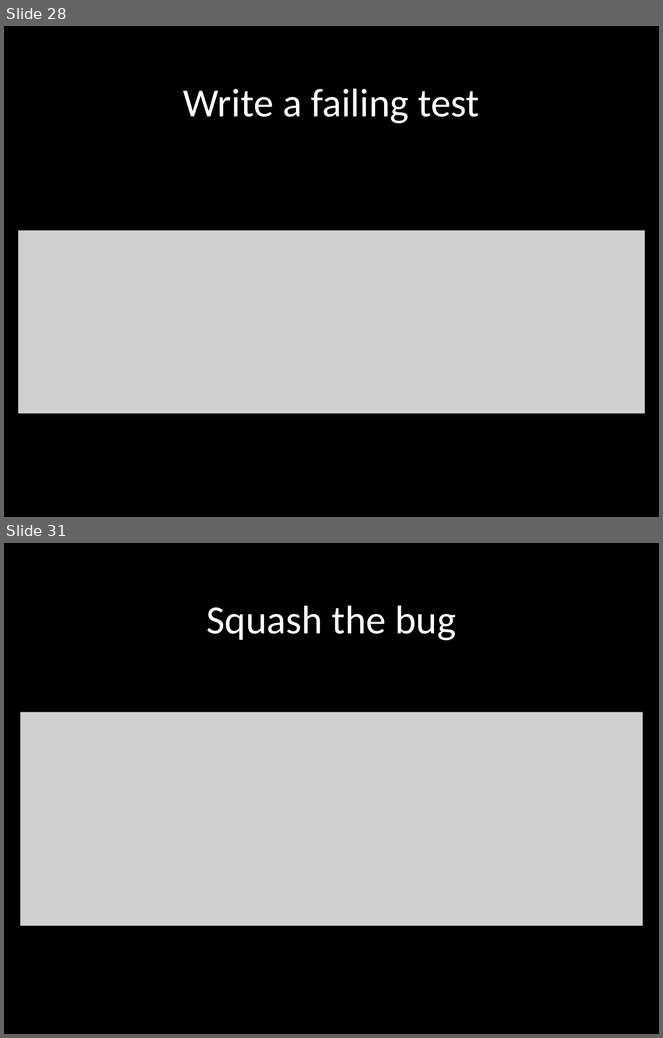
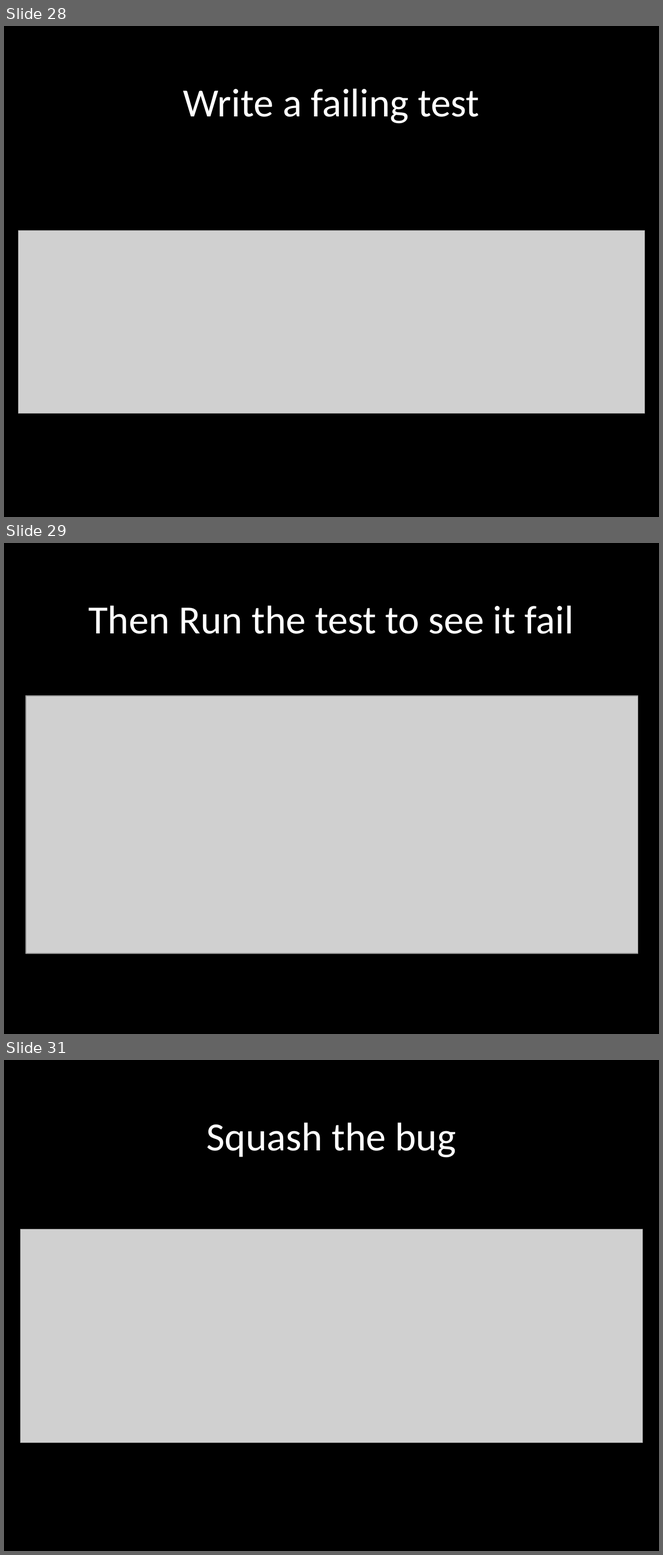
Before and after one commit to robertgreiner/presentations, a slide deck: testing-javascript/testing-javascript.pptx. Shown one above the other, each under a label of ours: slides 28 and 31 before the commit, slides 28, 29 and 31 after it; the slides between them are not shown. The pictures are 663x1038 and 663x1555 pixels, drawn with LibreOffice and Linux fonts; fonts in the diff are those of the drawing; grey boxes stand for pictures. Boxes give left, top, right and bottom in pixels: in the first picture for what was removed or moved away, otherwise in the second. Text is boxed around its words. In the diff, an @@ line names an element or a change of style, - is before the commit and + after.

Commit message:
working on presentation

```diff
--- a/testing-javascript/testing-javascript.pptx
+++ b/testing-javascript/testing-javascript.pptx
@@ slide 29 added at box(4, 543, 659, 1034), background #000000 @@
@@ title added at box(88, 605, 574, 634), 44 pt, text #FFFFFF @@
+Then Run the test to see it fail
@@ picture added at box(26, 696, 637, 954) @@
```
Also in this commit, not shown: 1 slide changed, 1 slide removed, 1 other file.
